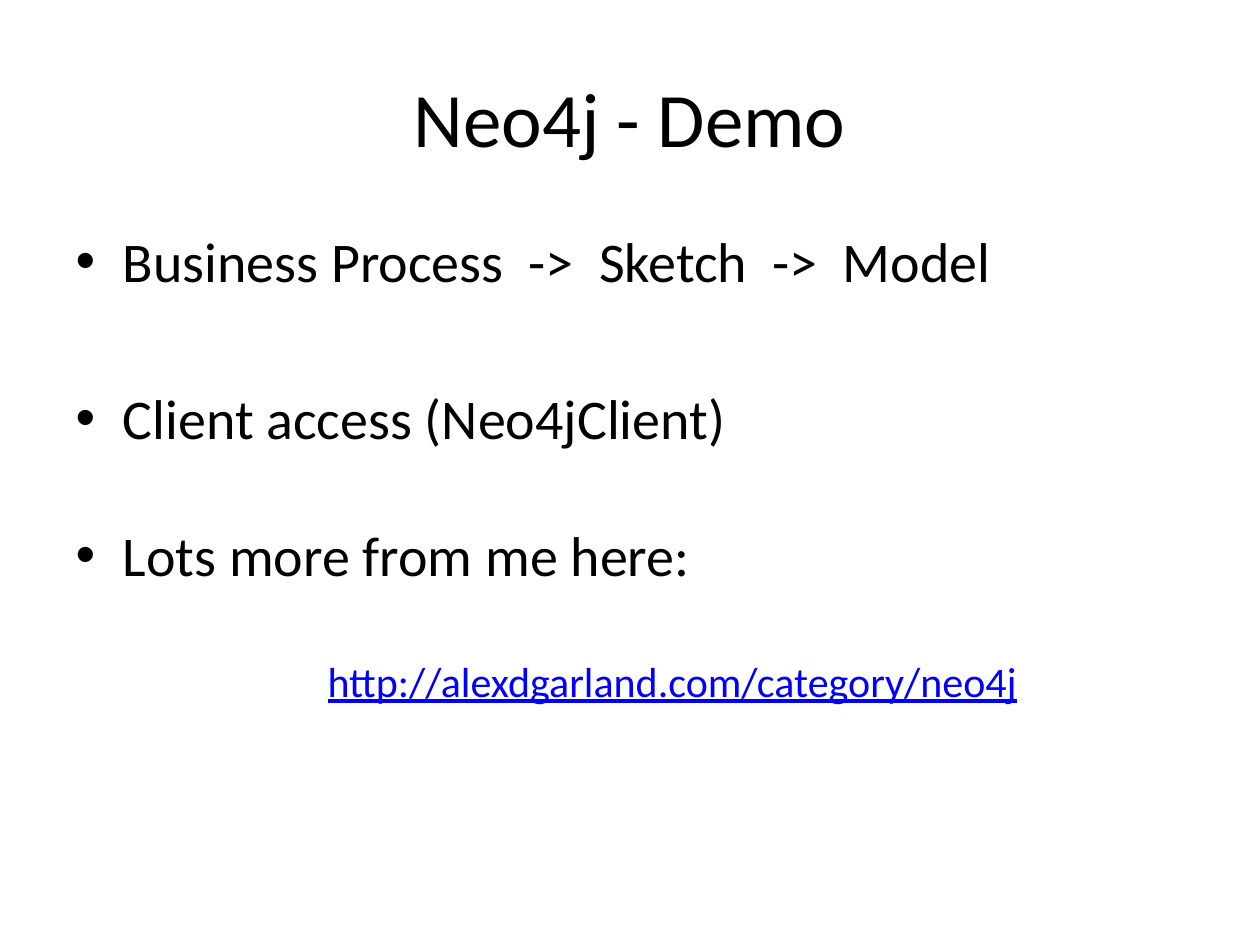
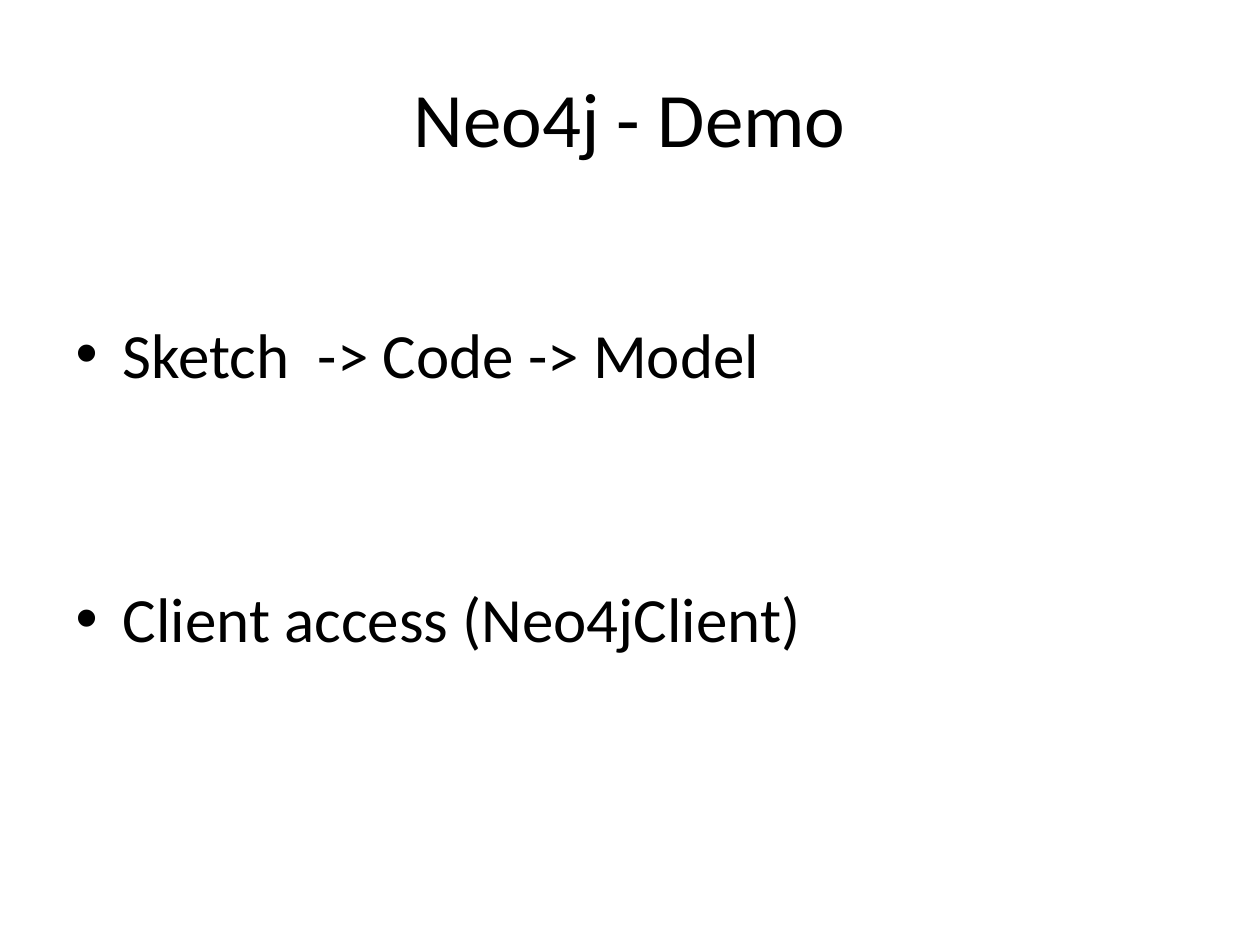
Before and after one commit to alexdgarland/database-demos, a slide deck: slide 57 of Slides/Not Only SQL - Picking A Database for DotNET.pptx. Drawn at 1260x945 pixels with LibreOffice and Linux fonts; fonts in the diff are those of the drawing. Boxes give left, top, right and bottom in pixels: in the first picture for what was removed or moved away, otherwise in the second. Text is boxed around its words. In the diff, an @@ line names an element or a change of style, - is before the commit and + after.

```diff
--- a/Slides/Not Only SQL - Picking A Database for DotNET.pptx
+++ b/Slides/Not Only SQL - Picking A Database for DotNET.pptx
@@ text at (x1=123, y1=334, x2=759, y2=379): text changed; size 32 to 36 pt @@
-• Business Process -> Sketch -> Model
+• Sketch -> Code -> Model
@@ text at (x1=123, y1=537, x2=1017, y2=705): paragraphs removed @@
-• Lots more from me here:
-http://alexdgarland.com/category/neo4j
@@ text at (x1=123, y1=596, x2=801, y2=653): size 32 to 36 pt in "Client access (Neo4jClient)" @@
```
Also in this commit, not shown: 7 other slides changed, 3 slides added, 4 slides removed, 1 other file.
